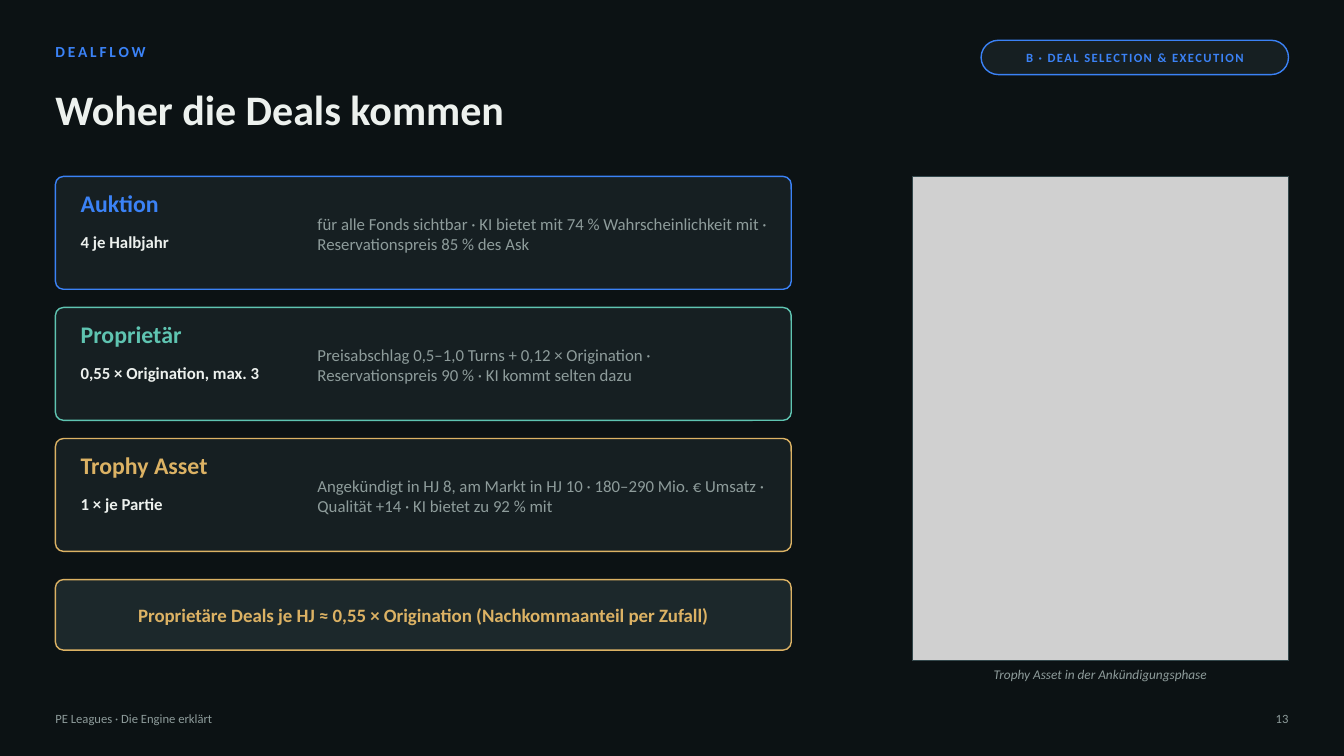
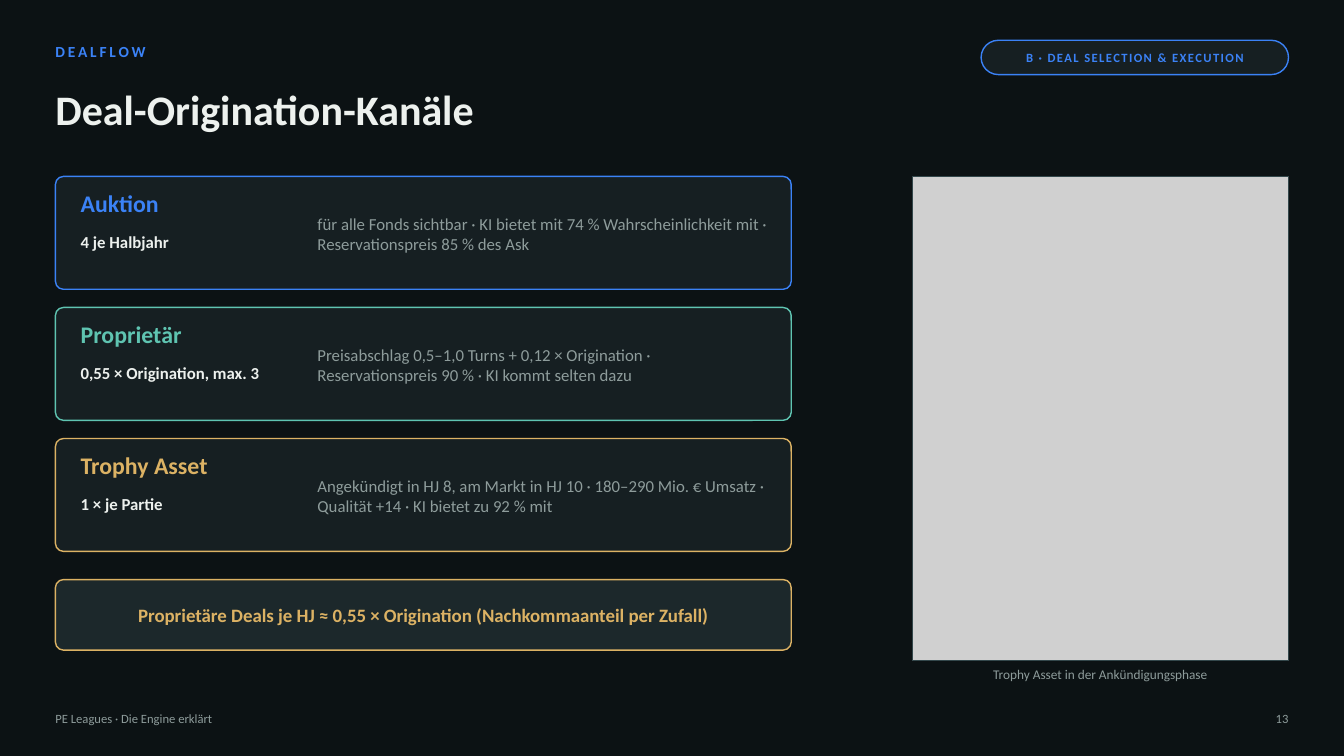
Before and after one commit to thematicum-dev/pe-leagues, a slide deck: slide 13 of docs/lehrmaterial/PE-Leagues_Engine-erklaert.pptx. Drawn at 1344x756 pixels with LibreOffice and Linux fonts; fonts in the diff are those of the drawing; grey boxes stand for pictures. Boxes give left, top, right and bottom in pixels: in the first picture for what was removed or moved away, otherwise in the second. Text is boxed around its words. In the diff, an @@ line names an element or a change of style, - is before the commit and + after.

```diff
--- a/docs/lehrmaterial/PE-Leagues_Engine-erklaert.pptx
+++ b/docs/lehrmaterial/PE-Leagues_Engine-erklaert.pptx
@@ text at bbox=[55, 95, 473, 132]: text changed @@
-Woher die Deals kommen
+Deal-Origination-Kanäle
@@ text "Trophy Asset in der Ankündigungsphase" at bbox=[993, 670, 1207, 681]: italic off @@
```
Also in this commit, not shown: 38 other slides changed, 2 slides added, 1 slide removed, 1 other file.
